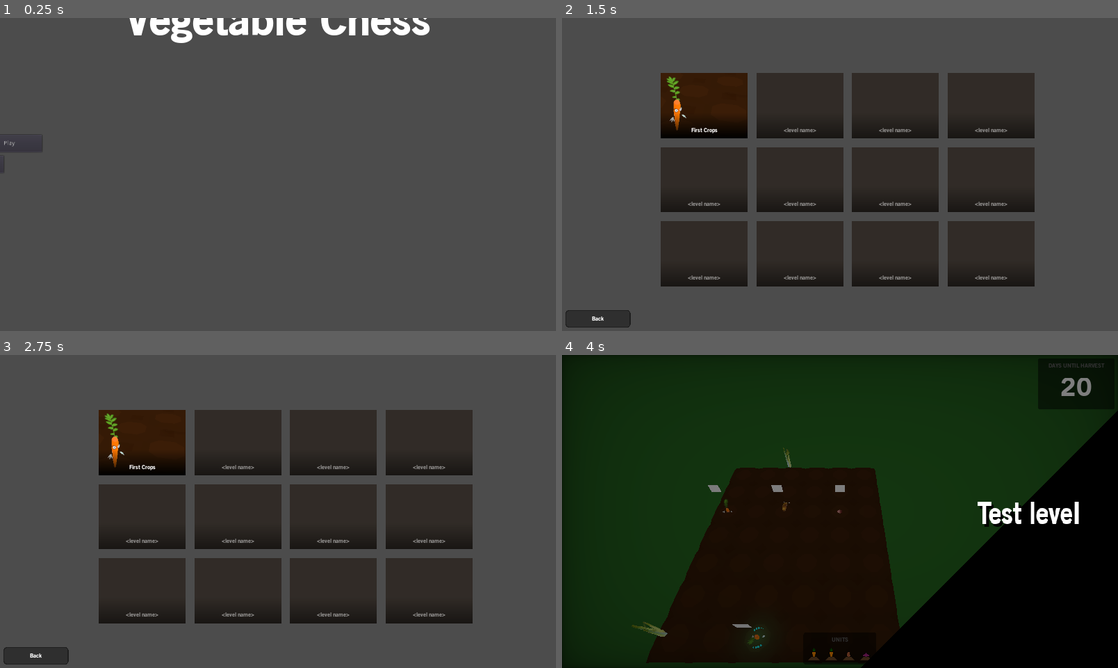
Above: before the commit, frames 1-4 (two rows, left to right).
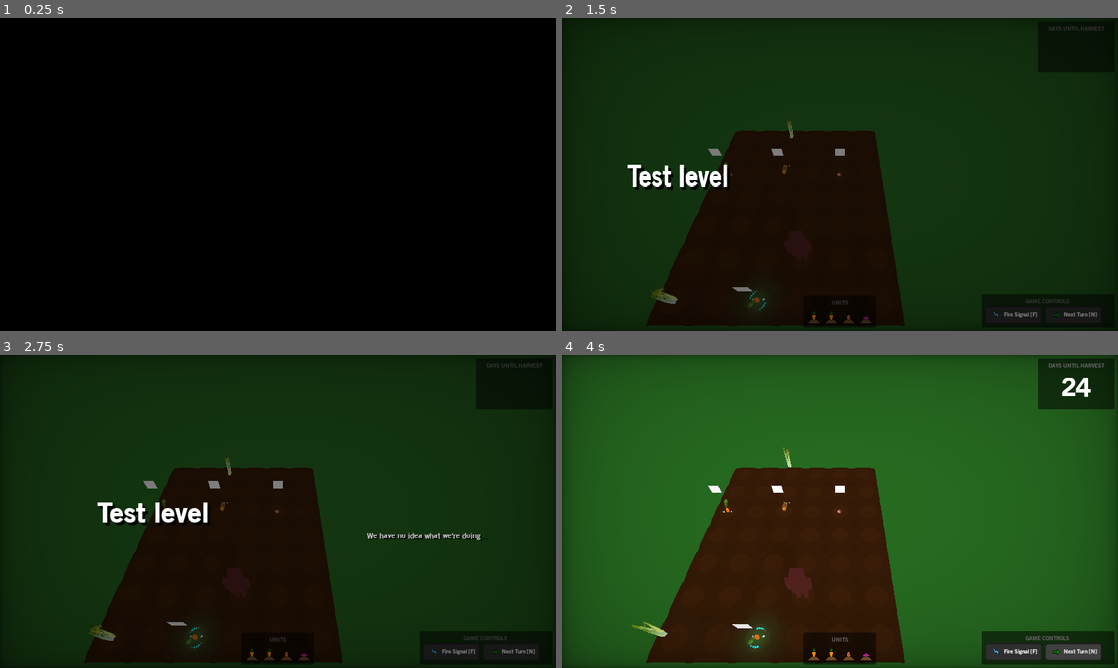
Above: after the commit, the same moments.

Repository: wingedadventurer/gwj-xii
Game: Godot game, scene res://scenes/levels/level_test.tscn
Same seed, same stepped clock (60 frames per second), same inputs: the game is played once before the commit and once after it. Before the commit the project starts from res://scenes/ui/menus/main_menu.tscn.
Inputs (mouse positions are in pixels of both pictures, inside the frame that each line leads up to):
- Up to frame 1 (0.25 s): no input
- Up to frame 2 (1.5 s): click (623, 143) at 0.5 s, where only the run before the commit has a clickable "Play"; click (1073, 315) at 1.25 s, where only the run after the commit has a clickable "Next Turn [N]"
- Up to frame 3 (2.75 s): click (511, 652) at 2 s, where only the run after the commit has a clickable "Next Turn [N]"
- Up to frame 4 (4 s): click (706, 442) at 2.75 s, where only the run before the commit has a clickable "First Crops"; click "Next Turn [N]" at 3.5 s

The runs differ from the first frame. In frame 1, 100% of the frame differs, in the area x 0-100%, y 0-100%; in frame 2, 93%; in frame 3, 93%; in frame 4, 94%.

Commit message:
Add farmer; disable all controls when lose screen shows

Diff:
--- /dev/null
+++ b/godot-project/models/farmer_model.tscn
@@ -0,0 +1,69 @@
+[gd_scene load_steps=7 format=2]
+
+[sub_resource type="SpatialMaterial" id=2]
+albedo_color = Color( 0.301961, 0.0823529, 0.0823529, 1 )
+
+[sub_resource type="CubeMesh" id=1]
+size = Vector3( 0.1, 0.5, 0.1 )
+
+[sub_resource type="CubeMesh" id=3]
+size = Vector3( 0.4, 0.6, 0.2 )
+
+[sub_resource type="CubeMesh" id=4]
+size = Vector3( 0.3, 0.3, 0.3 )
+
+[sub_resource type="SpatialMaterial" id=5]
+albedo_color = Color( 0.890196, 0.176471, 0.176471, 1 )
+
+[sub_resource type="CubeMesh" id=6]
+size = Vector3( 0.05, 0.05, 0.05 )
+
+[node name="farmer_model" type="Spatial"]
+
+[node name="leg_1" type="MeshInstance" parent="."]
+transform = Transform( 1, 0, 0, 0, 1, 0, 0, 0, 1, -0.1, 0.25, 0 )
+material_override = SubResource( 2 )
+mesh = SubResource( 1 )
+material/0 = null
+
+[node name="leg_2" type="MeshInstance" parent="."]
+transform = Transform( 1, 0, 0, 0, 1, 0, 0, 0, 1, 0.1, 0.25, 0 )
+material_override = SubResource( 2 )
+mesh = SubResource( 1 )
+material/0 = null
+
+[node name="body" type="MeshInstance" parent="."]
+transform = Transform( 1, 0, 0, 0, 1, 0, 0, 0, 1, 0, 0.8, 0 )
+material_override = SubResource( 2 )
+mesh = SubResource( 3 )
+material/0 = null
+
+[node name="body_2" type="MeshInstance" parent="."]
+transform = Transform( 1, 0, 0, 0, 1, 0, 0, 0, 1, 0, 1.25, 0 )
+material_override = SubResource( 2 )
+mesh = SubResource( 4 )
+material/0 = null
+
+[node name="arm_1" type="MeshInstance" parent="."]
+transform = Transform( 1, 0, 0, 0, 1, 0, 0, 0, 1, -0.25, 0.85, 0 )
+material_override = SubResource( 2 )
+mesh = SubResource( 1 )
+material/0 = null
+
+[node name="arm_2" type="MeshInstance" parent="."]
+transform = Transform( 1, 0, 0, 0, 1, 0, 0, 0, 1, 0.25, 0.85, 0 )
+material_override = SubResource( 2 )
+mesh = SubResource( 1 )
+material/0 = null
+
+[node name="eye_1" type="MeshInstance" parent="."]
+transform = Transform( 1, 0, 0, 0, 1, 0, 0, 0, 1, -0.08, 1.3, -0.15 )
+material_override = SubResource( 5 )
+mesh = SubResource( 6 )
+material/0 = null
+
+[node name="eye_2" type="MeshInstance" parent="."]
+transform = Transform( 1, 0, 0, 0, 1, 0, 0, 0, 1, 0.08, 1.3, -0.15 )
+material_override = SubResource( 5 )
+mesh = SubResource( 6 )
+material/0 = null
--- a/godot-project/project.godot
+++ b/godot-project/project.godot
@@ -13,6 +13,11 @@
 "class": "class_celery",
 "language": "GDScript",
 "path": "res://scripts/celery.gd"
+}, {
+"base": "Spatial",
+"class": "class_farmer",
+"language": "GDScript",
+"path": "res://scripts/farmer.gd"
 }, {
 "base": "Spatial",
 "class": "class_level",
@@ -46,6 +51,7 @@
 } ]
 _global_script_class_icons={
 "class_celery": "",
+"class_farmer": "",
 "class_level": "",
 "class_move_arrow": "",
 "class_signal": "",
@@ -57,7 +63,7 @@
 [application]
 
 config/name="Vegetable Chess"
-run/main_scene="res://scenes/ui/menus/main_menu.tscn"
+run/main_scene="res://scenes/levels/level_test.tscn"
 config/icon="res://icon.png"
 
 [autoload]
--- /dev/null
+++ b/godot-project/scenes/farmer.tscn
@@ -0,0 +1,37 @@
+[gd_scene load_steps=5 format=2]
+
+[ext_resource path="res://scripts/farmer.gd" type="Script" id=1]
+[ext_resource path="res://models/farmer_model.tscn" type="PackedScene" id=2]
+
+[sub_resource type="BoxShape" id=1]
+extents = Vector3( 0.2, 0.2, 5 )
+
+[sub_resource type="BoxShape" id=2]
+extents = Vector3( 0.2, 0.2, 0.2 )
+
+[node name="farmer" type="Spatial" groups=[
+"farmer",
+]]
+script = ExtResource( 1 )
+
+[node name="farmer_model" parent="." instance=ExtResource( 2 )]
+
+[node name="unit_detect_area" type="Area" parent="."]
+editor/display_folded = true
+transform = Transform( 1, 0, 0, 0, 1, 0, 0, 0, 1, 0, 0, -5 )
+input_ray_pickable = false
+collision_layer = 0
+collision_mask = 8
+
+[node name="collision_shape" type="CollisionShape" parent="unit_detect_area"]
+shape = SubResource( 1 )
+
+[node name="move_blocker_area" type="Area" parent="." groups=[
+"move_blocker",
+]]
+editor/display_folded = true
+visible = false
+input_ray_pickable = false
+
+[node name="collision_shape" type="CollisionShape" parent="move_blocker_area"]
+shape = SubResource( 2 )
--- a/godot-project/scenes/levels/level_test.tscn
+++ b/godot-project/scenes/levels/level_test.tscn
@@ -7,13 +7,18 @@
 [ext_resource path="res://scenes/units/unit_onion.tscn" type="PackedScene" id=5]
 [ext_resource path="res://scenes/signal_start.tscn" type="PackedScene" id=6]
 [ext_resource path="res://scenes/celery.tscn" type="PackedScene" id=7]
+[ext_resource path="res://scenes/farmer.tscn" type="PackedScene" id=8]
 
 [node name="level" instance=ExtResource( 1 )]
 title = "Test level"
 subtitle = "We have no idea what we're doing..."
+days_to_harvest = 7
 
 [node name="canvas_layer" parent="." index="1"]
 editor/display_folded = true
+
+[node name="playable_area" parent="." index="2"]
+editor/display_folded = false
 
 [node name="collision_polygon" parent="playable_area" index="0"]
 polygon = PoolVector2Array( -4.41949, -2.44929, 1.3917, -2.40288, 1.39856, 4.39782, -4.44466, 4.42229 )
@@ -185,4 +190,7 @@
 [node name="camera_limit_bottom_right" parent="." index="11"]
 transform = Transform( 1, 0, 0, 0, 1, 0, 0, 0, 1, 3, 0, 6 )
 
+[node name="farmer" parent="." index="12" instance=ExtResource( 8 )]
+transform = Transform( 1, 0, 0, 0, 1, 0, 0, 0, 1, -1, 0, 3 )
+
 [editable path="playable_area"]
--- a/godot-project/scenes/ui/static_ui.tscn
+++ b/godot-project/scenes/ui/static_ui.tscn
@@ -170,8 +170,6 @@
 text = "Play Next Level"
 
 [node name="lose_popup" type="Control" parent="."]
-editor/display_folded = true
-visible = false
 anchor_right = 1.0
 anchor_bottom = 1.0
 mouse_filter = 2
@@ -195,16 +193,16 @@
 margin_bottom = 42.0
 custom_constants/separation = 20
 
-[node name="label" type="Label" parent="lose_popup/vb_2"]
-margin_right = 308.0
-margin_bottom = 14.0
+[node name="reason" type="Label" parent="lose_popup/vb_2"]
+margin_right = 308.0
+margin_bottom = 17.0
 text = "You lose..."
 align = 1
 
 [node name="hb" type="HBoxContainer" parent="lose_popup/vb_2"]
-margin_top = 34.0
-margin_right = 308.0
-margin_bottom = 84.0
+margin_top = 37.0
+margin_right = 308.0
+margin_bottom = 87.0
 custom_constants/separation = 8
 
 [node name="button_menu" parent="lose_popup/vb_2/hb" instance=ExtResource( 3 )]
--- a/godot-project/scenes/unit.tscn
+++ b/godot-project/scenes/unit.tscn
@@ -35,13 +35,22 @@
 shape = SubResource( 1 )
 
 [node name="signal_receive_area" type="Area" parent="."]
-editor/display_folded = true
 transform = Transform( 1, 0, 0, 0, 1, 0, 0, 0, 1, 0, 0.25, 0 )
+input_ray_pickable = false
 collision_layer = 0
 collision_mask = 4
 
 [node name="collision_shape" type="CollisionShape" parent="signal_receive_area"]
 visible = false
+shape = SubResource( 2 )
+
+[node name="farmer_detect_area" type="Area" parent="."]
+transform = Transform( 1, 0, 0, 0, 1, 0, 0, 0, 1, 0, 0.25, 0 )
+input_ray_pickable = false
+collision_layer = 8
+collision_mask = 0
+
+[node name="collision_shape" type="CollisionShape" parent="farmer_detect_area"]
 shape = SubResource( 2 )
 
 [node name="select_highlight" type="MeshInstance" parent="."]
--- /dev/null
+++ b/godot-project/scripts/farmer.gd
@@ -0,0 +1,7 @@
+extends Spatial
+class_name class_farmer
+
+func has_spotted_unit() -> bool:
+	if $unit_detect_area.get_overlapping_areas().size() > 0:
+		return true
+	return false
--- a/godot-project/scripts/level.gd
+++ b/godot-project/scripts/level.gd
@@ -10,9 +10,10 @@
 
 export var title := "<level title>"
 export var subtitle := "<level subtitle>"
-export var days_to_harvest := 3 setget set_days_to_harvest
+export var days_to_harvest := 3
 var number_of_celeries := 0
 var remaining_celeries := 0
+var farmers := []
 
 func _ready() -> void:
 	instance_camera()
@@ -24,6 +25,7 @@
 
 func set_days_to_harvest(value : int) -> void:
 	days_to_harvest = value
+
 	for static_ui in get_tree().get_nodes_in_group("static_ui"):
 		static_ui.set_days_to_harvest(days_to_harvest)
 
@@ -60,6 +62,8 @@
 	for static_ui in get_tree().get_nodes_in_group("static_ui"):
 		static_ui.connect("next_turn", self, "_on_next_turn")
 
+	farmers = get_tree().get_nodes_in_group("farmer")
+
 func reset_remaining_celery_count() -> void:
 	remaining_celeries = number_of_celeries
 
@@ -67,9 +71,24 @@
 	for static_ui in get_tree().get_nodes_in_group("static_ui"):
 		static_ui.show_win_screen()
 
-func lose() -> void:
+func lose(reason := -1) -> void:
+	deselect_all_units()
 	for static_ui in get_tree().get_nodes_in_group("static_ui"):
-		static_ui.show_lose_screen()
+		static_ui.disable_buttons()
+		static_ui.show_lose_screen(reason)
+	for unit_ui in get_tree().get_nodes_in_group("unit_ui"):
+		(unit_ui as class_unit_ui).hide()
+
+func deselect_all_units() -> void:
+	for unit in get_tree().get_nodes_in_group("unit"):
+		(unit as class_unit).deselect()
+		(unit as class_unit).set_highlighted(false)
+
+func are_farmers_seeing_unit() -> bool:
+	for farmer in farmers:
+		if (farmer as class_farmer).has_spotted_unit():
+			return true
+	return false
 
 func _on_celery_caught_signal(celery : class_celery) -> void:
 	remaining_celeries -= 1
@@ -77,10 +96,22 @@
 		win()
 
 func _on_next_turn(static_ui) -> void:
-	if days_to_harvest == 0:
-		lose()
+	# reset objects
+	for unit in get_tree().get_nodes_in_group("unit"):
+		unit.reset()
+	for celery in get_tree().get_nodes_in_group("celery"):
+		celery.reset()
+
+	reset_remaining_celery_count()
+
+	if are_farmers_seeing_unit():
+		lose(1)
 		return
 
+	# update days to harvest
+	if days_to_harvest == 0:
+		lose(0)
+		return
 	set_days_to_harvest(days_to_harvest - 1)
 
 func _on_transition_in_done() -> void:
--- a/godot-project/scripts/static_ui.gd
+++ b/godot-project/scripts/static_ui.gd
@@ -5,6 +5,11 @@
 onready var harvest_days = $harvest_day/vb/days
 
 var remaining_days := 5 setget set_remaining_days
+
+var lose_reasons := {
+	0: "Dread it. Run from it. Harvest day arrives all the same...\n\nAnd now it's here.",
+	1: "I spy with my little eye something beginning with V!",
+}
 
 func _ready() -> void:
 	$win_popup.hide()
@@ -20,13 +25,6 @@
 		harvest_days.text = str(remaining_days)
 
 func _on_button_next_turn_pressed() -> void:
-	for unit in get_tree().get_nodes_in_group("unit"):
-		unit.action_done = false
-		unit.signals_launched = false
-	for celery in get_tree().get_nodes_in_group("celery"):
-		(celery as class_celery).reset()
-	for level in get_tree().get_nodes_in_group("level"):
-		(level as class_level).reset_remaining_celery_count()
 	emit_signal("next_turn", self)
 
 func _on_button_fire_signal_pressed() -> void:
@@ -36,8 +34,14 @@
 func show_win_screen() -> void:
 	$win_popup.show()
 
-func show_lose_screen() -> void:
+func show_lose_screen(reason := -1) -> void:
 	$lose_popup.show()
+	if reason > -1:
+		$lose_popup/vb_2/reason.text = lose_reasons[reason]
+
+func disable_buttons() -> void:
+	$game_controls/vb/hb/button_next_turn.disabled = true
+	$game_controls/vb/hb/button_fire_signal.disabled = true
 
 func set_days_to_harvest(value : int) -> void:
 	var time := 1.0
--- a/godot-project/scripts/unit.gd
+++ b/godot-project/scripts/unit.gd
@@ -183,6 +183,10 @@
 	$move_positions.global_transform.origin = new_global_origin
 	$signal_positions.global_transform.origin = new_global_origin
 
+func reset() -> void:
+	action_done = false
+	signals_launched = false
+
 func bury(quiet := false) -> void:
 	var anim = $model/animation_player
 	buried = true
Not shown: 1 places in godot-project/scenes/levels/level_test.tscn that only renumber resources
